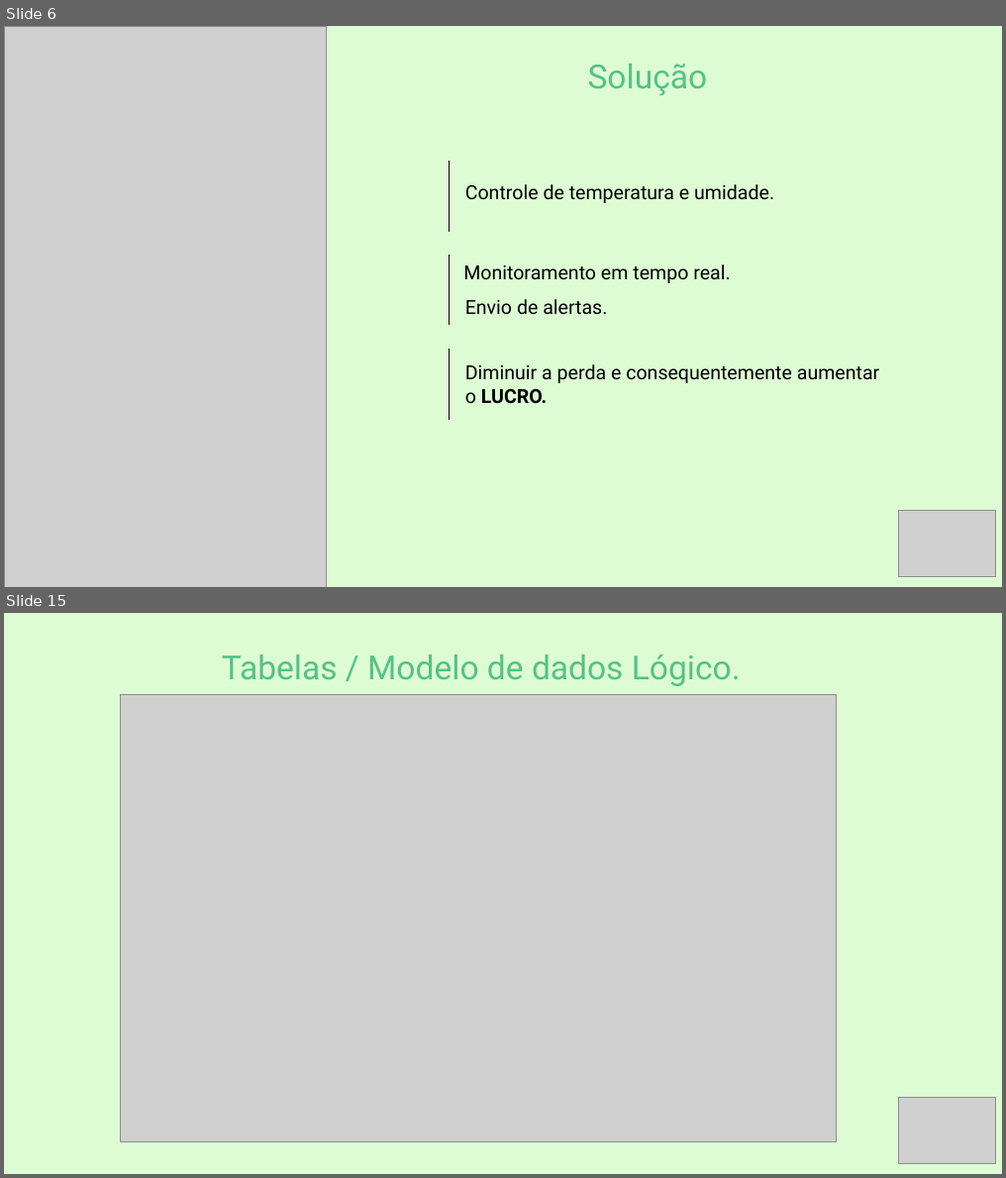
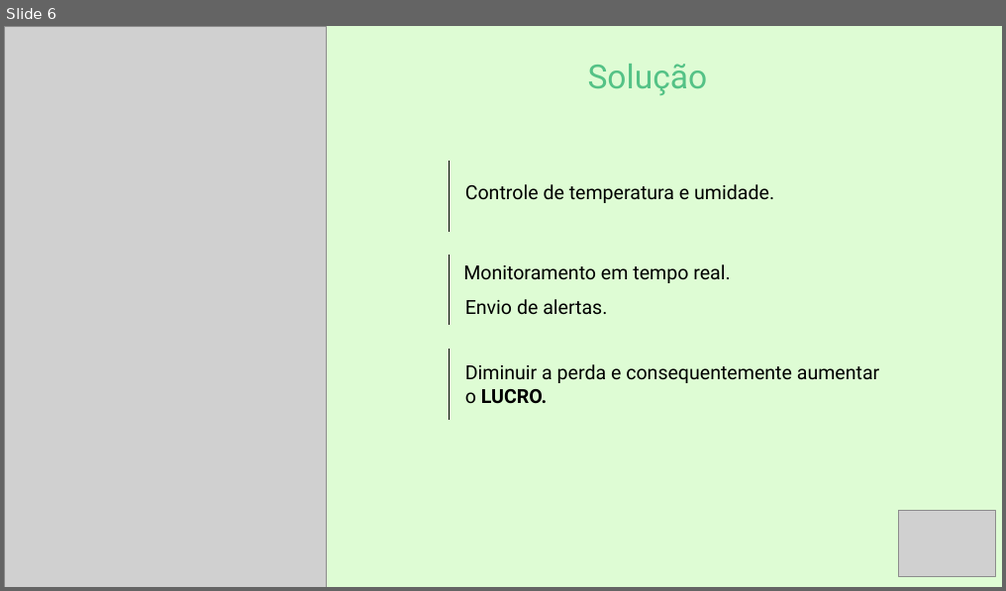
Before and after one commit to rony1533/Sixsolution-project, a slide deck: Documentação/SixSolucionApre.pptx. Shown one above the other, each under a label of ours: slides 6 and 15 before the commit, slide 6 after it; the slides between them are not shown. The pictures are 1006x1178 and 1006x591 pixels, drawn with LibreOffice and Linux fonts; fonts in the diff are those of the drawing; grey boxes stand for pictures. Boxes give left, top, right and bottom in pixels: in the first picture for what was removed or moved away, otherwise in the second. Text is boxed around its words. In the diff, an @@ line names an element or a change of style, - is before the commit and + after.

```diff
--- a/Documentação/SixSolucionApre.pptx
+++ b/Documentação/SixSolucionApre.pptx
@@ slide 15 removed at (4,613,1002,1174), background #DEFCD4 @@
@@ text removed at (222,655,741,686) @@
-Tabelas / Modelo de dados Lógico.
@@ picture removed at (120,694,836,1142) @@
@@ picture removed at (899,1097,995,1163) @@
```
Also in this commit, not shown: 2 slides changed, 4 slides added, 8 other slides removed, 1 other file.
